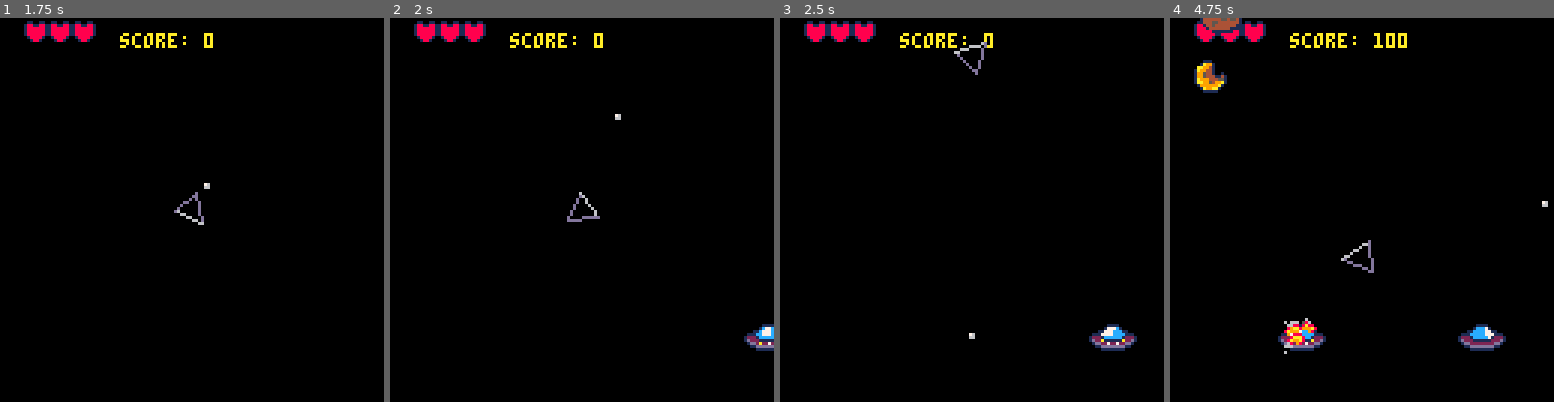
Above: before the commit, frames 1-4 (left to right).
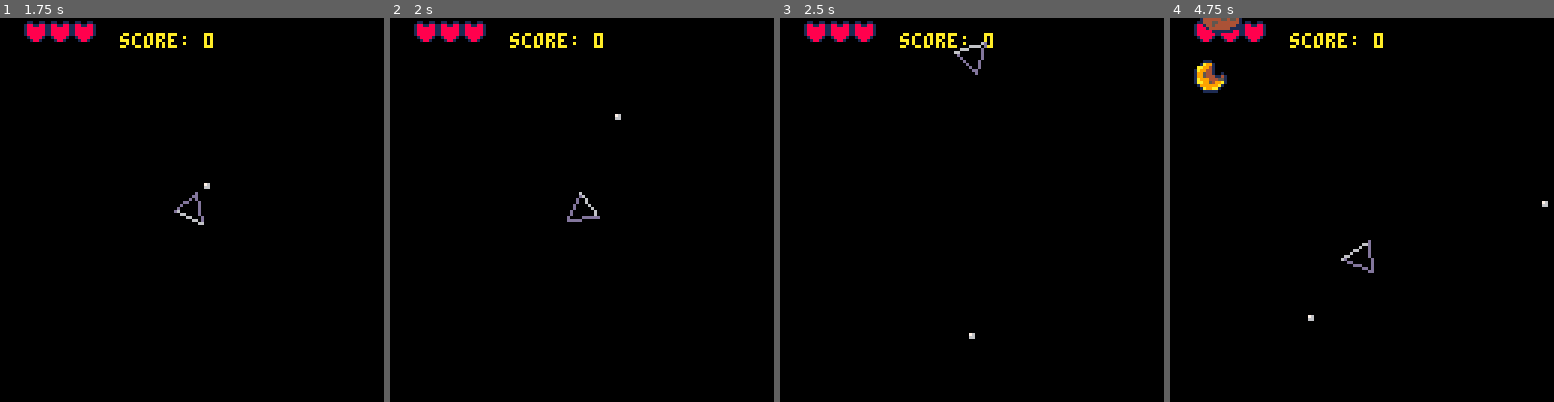
Above: after the commit, the same moments.

Repository: alainpuron/pico-8
Game: PICO-8 cartridge _spaceship_game.p8
Two runs of this game, one before a commit and one after it. Both use one fixed random seed, a clock stepped at 60 frames per second and the inputs below.
Inputs:
- Up to frame 1 (1.75 s): tap O (Z key) at 0.7, 1.7 s; hold Right from 1.6 s (still down)
- Up to frame 2 (2 s): keep holding Right
- Up to frame 3 (2.5 s): release Right at 2.1 s; tap O (Z key) at 2.1 s; hold Up 2.15-2.42 s; hold Right from 2.47 s (still down)
- Up to frame 4 (4.75 s): tap O (Z key) every 0.4 s from 2.5 to 4.5 s; release Right at 3.03 s; hold Left 3.08-3.58 s; hold Right 4.02-4.68 s; hold Up from 4.73 s (still down)

Frame 1 is identical in both runs. In frame 2, 0.4% of the frame differs, in the area x 92-100%, y 79-87%; in frame 3, 0.6%; in frame 4, 1.6%, in the area x 28-88%, y 3-88%.

Commit message:
Add files via upload

Diff:
--- a/_spaceship_game.p8
+++ b/_spaceship_game.p8
@@ -7,6 +7,8 @@
   bullet_init()
   asteroid_init()
   alien_init()
+ 	alien_bullet()
+
 
 end
 
@@ -15,25 +17,26 @@
 	player_update()
 	bullet_update()
 	asteroid_update()
-
 	asteroid_hit()
-
 	on_explotion(asteroids,2)
 	on_explotion(alien,6)
 
 	animation(alien,s, 8)
+
 	alien_update()
 
 end
 
 function _draw()
-  cls()
-  show_points(plr)
+ cls()
+ show_points(plr)
 	draw_health(plr)
 	player_draw(plr)
-	bullet_draw()
+	bullet_draw(b,bullets)
 	asteroid_draw()
 	alien_draw()
+	bullet_draw(asb,ab)
+
 end
 
 -->8
@@ -146,7 +149,7 @@
 
 	shoot(plr)
 	obj_behavior(bullets,b)
-	outbound(b,bullets,128)
+	outbound(b,bullets)
 
 end
 
@@ -162,13 +165,13 @@
 end
 
 
-function bullet_draw()
+function bullet_draw(item,list)
 
 	-- draw each bullet created
-	for b in all(bullets) do
+	for item in all(list) do
 
 	-- spr, x,y
-		spr(1,b.x,b.y)
+		spr(1,item.x,item.y)
 
 	end
 
@@ -247,7 +250,7 @@
 
 	for a in all(asteroids) do
 			a.y += a.speed
-		outbound(a,asteroids,128)
+		outbound(a,asteroids)
 	end
 
 end
@@ -276,13 +279,15 @@
 
 -- if an item is out of certain
 -- range then destoy it
-function outbound(item,list,range)
+function outbound(item,list)
 
 	for item in all(list) do
 
-		if item.x > range then
+		if item.x > 150 or item.y > 150 or item.x < -150 or item.y < -150
+			then
 				destroy(list,item)
 		end
+
 
 	end
 
@@ -370,14 +375,24 @@
 			lose_health(plr)
 		end
 
+
+			-- alien ship hits player
 		local hit_alien,s = collided(alien,plr,10)
 
-		-- alien ship hits player
 		if hit_alien then
 				destroy(alien,s)
 				lose_health(plr)
 		end
 
+		-- alien bullet hits player
+			 local hit_alien_bullet,asb = collided(ab,plr,5)
+
+		if hit_alien_bullet then
+
+				lose_health(plr)
+				destroy(ab,asb)
+
+		end
 		-- bullet hit ast
 		for b in all(bullets) do
 
@@ -417,30 +432,40 @@
 -- alien ship --
 
 function alien_init()
- -- table to store aliens
 	alien={}
-	-- timer for creation
-	alien_creation_timer=0
+	alien_creation_timer =0
+end
+
+function alien_count()
 
 end
 
 function alien_update()
 
-			alien_creation()
+			alien_creation(plr)
 			alien_movement(alien)
-			outbound(s,alien,200)
+			obj_behavior(ab,asb)
+
+			if time() % 1.5 < 0.05 then
+				ab_shoot(s)
+			end
+
+			outbound(s,alien)
+			outbound(asb,ab)
 end
 
 -- creates the alien ship
-function alien_creation()
+function alien_creation(plr)
 
 	alien_creation_timer+=1
-
-	if alien_creation_timer >=60 then
+	if rnd(100) < 1 and plr.points > 500 and #alien <= 3 and alien_creation_timer >= 60 then
+
+			local alienx = 120
+			local alieny = rnd({100,60})
 
 			add(alien,{
-			x=120,
-			y=rnd({100,60}),
+			x=alienx,
+			y=alieny,
 			sprite = 8,
 			first_sprite = 8,
 			animation_timer = 0,
@@ -451,9 +476,7 @@
 
 	})
 
-		-- resets the timer
-		alien_creation_timer=0
-
+	alien_creation_timer = 0
 	end
 
 end
@@ -508,6 +530,41 @@
 
 end
 
+-- alien ship shooting --
+
+function alien_bullet()
+ -- alien bullet
+	ab = {}
+	ab_creation_time = 0
+end
+
+function ab_shoot(s)
+
+
+
+	for s in all(alien) do
+
+	local dx = plr.x - s.x
+	local dy = plr.y - s.y
+	local dist = sqrt(dx*dx + dy*dy)
+
+	add(ab, {
+	x= s.x-3 ,
+	y= s.y-7 ,
+	dmg = 3,
+	sprite = 1,
+
+	-- shoots toward the player
+	spdx = dx / dist * 1,
+	spdy = dy / dist * 1
+
+	})
+
+
+
+end
+end
+
 
 -->8
 -- points --
